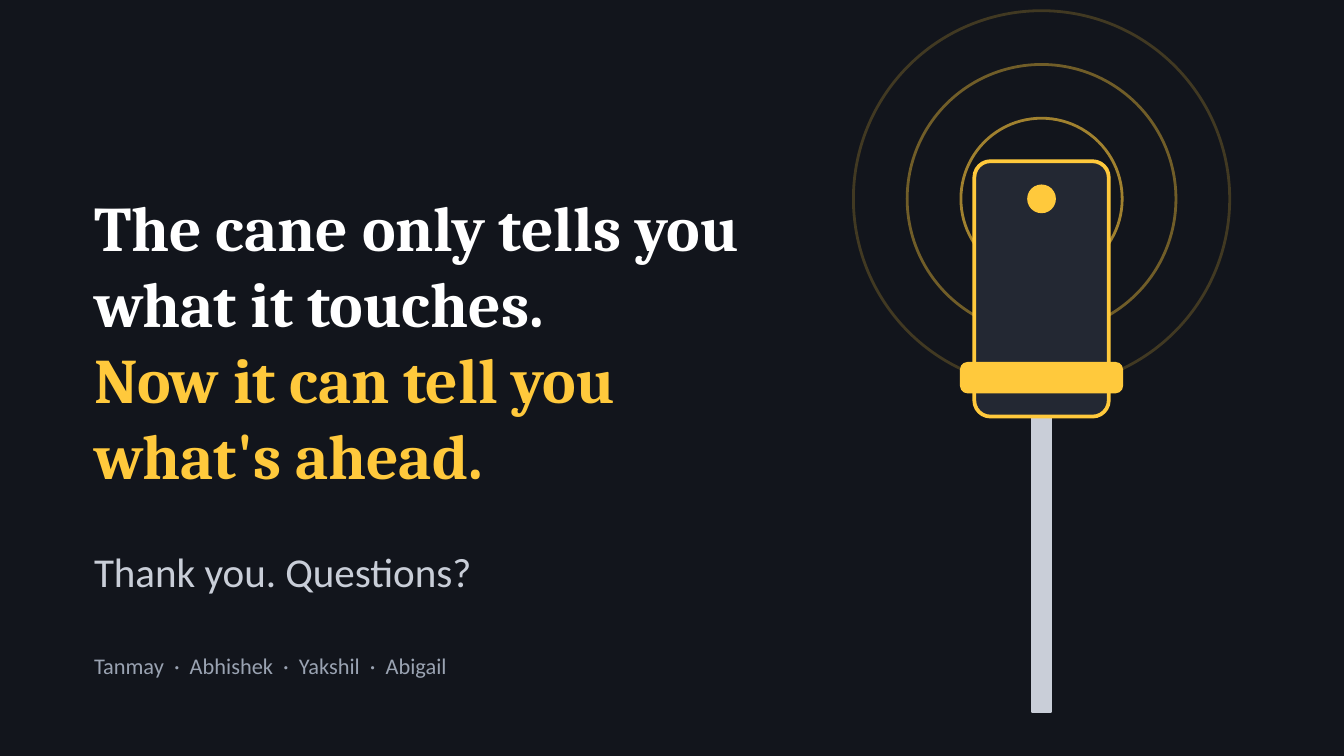
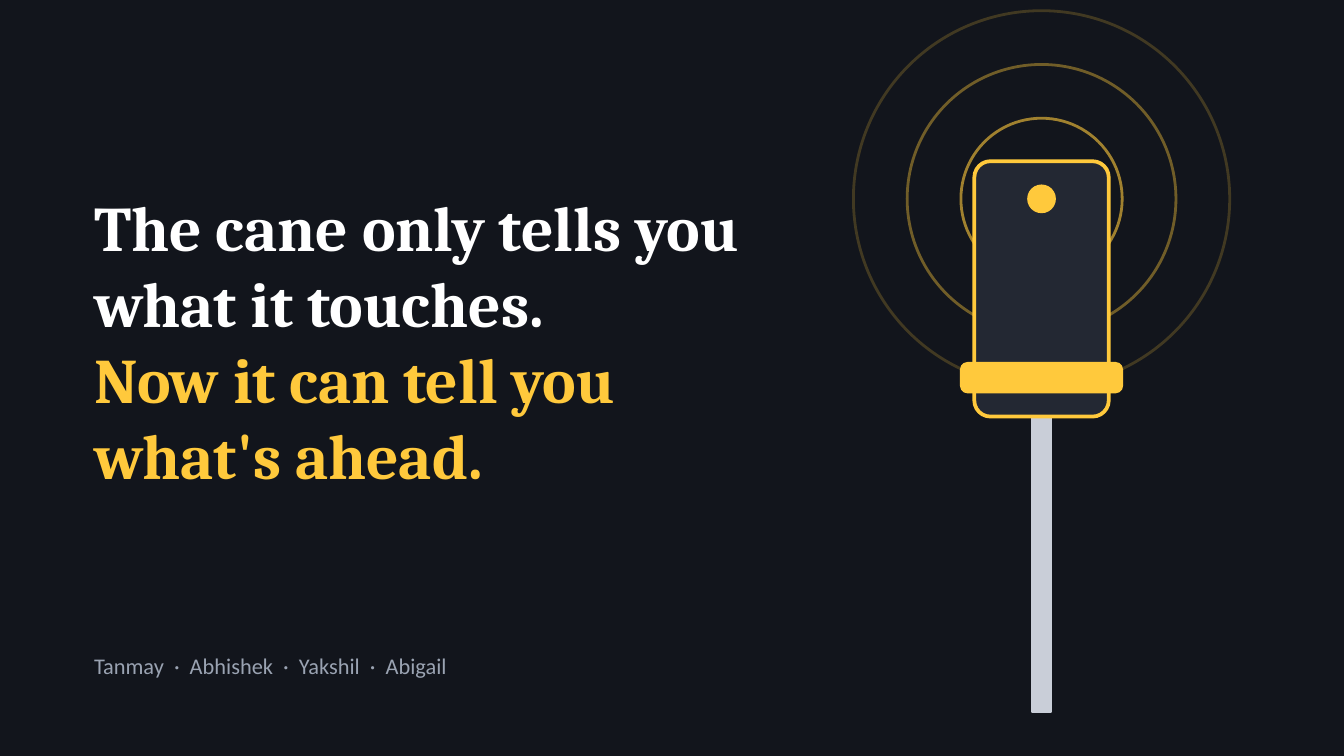
Before and after one commit to tanmaykatke21/iCane_HopHacks_2026, a slide deck: slide 9 of icane-pitch/iCane Pitch Draft.pptx. Drawn at 1344x756 pixels with LibreOffice and Linux fonts; fonts in the diff are those of the drawing. Boxes give left, top, right and bottom in pixels: in the first picture for what was removed or moved away, otherwise in the second. Text is boxed around its words. In the diff, an @@ line names an element or a change of style, - is before the commit and + after.

```diff
--- a/icane-pitch/iCane Pitch Draft.pptx
+++ b/icane-pitch/iCane Pitch Draft.pptx
@@ text removed at [94, 558, 471, 594] @@
-Thank you. Questions?
```
Also in this commit, not shown: 6 other slides changed, 2 other files.
